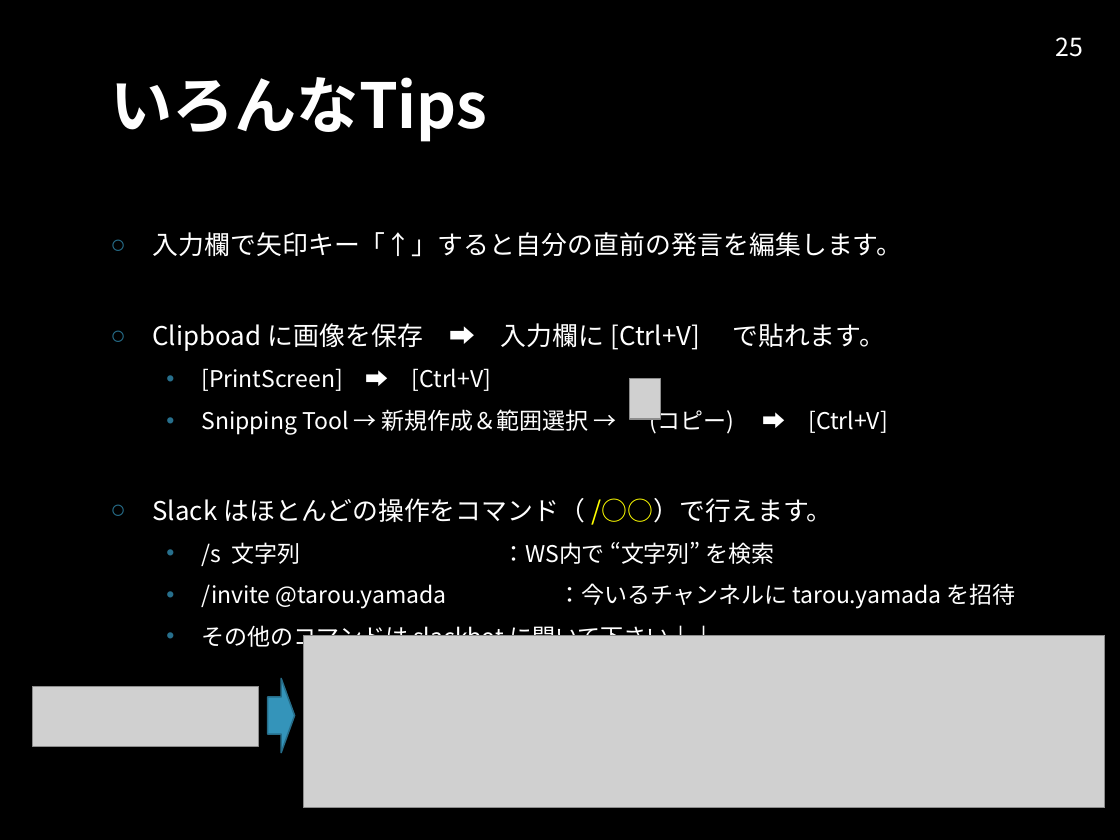
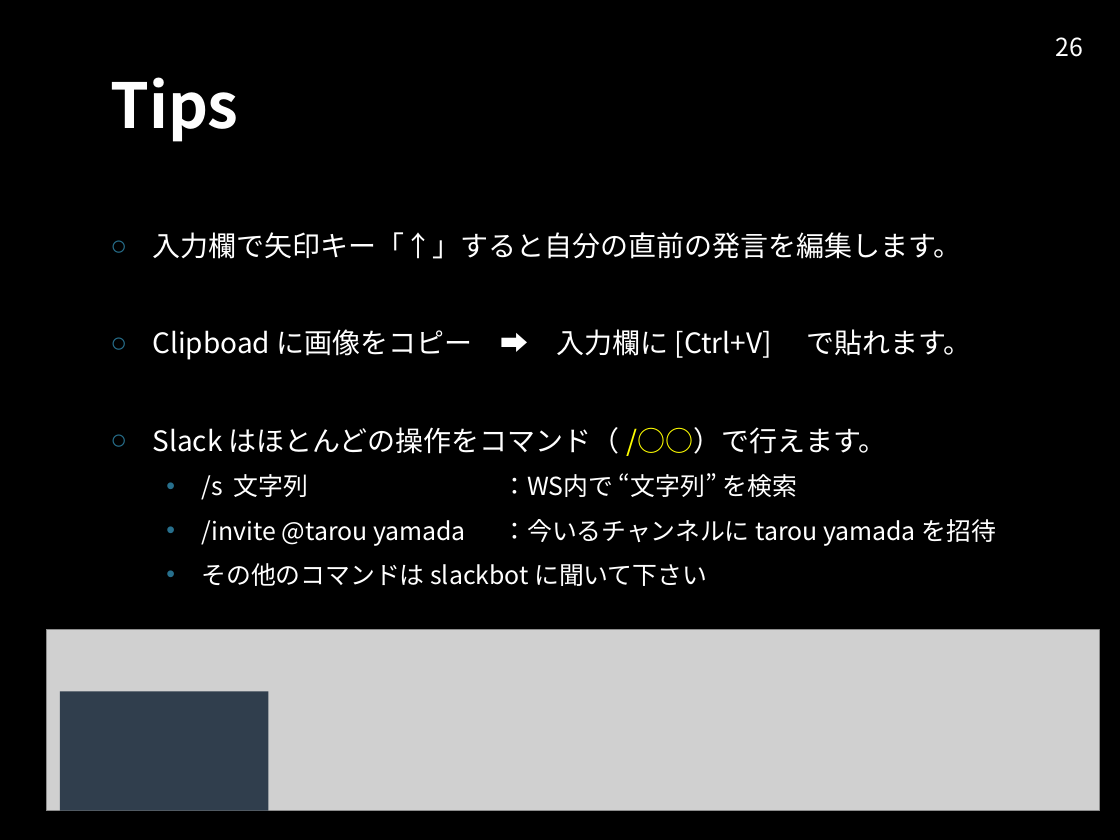
Before and after one commit to kottn/begin-slack, a slide deck: slide 26 of begin-slack.pptx (slide 25 before the commit). Drawn at 1120x840 pixels with LibreOffice and Linux fonts; fonts in the diff are those of the drawing; grey boxes stand for pictures; background and template pictures are left out. Boxes give left, top, right and bottom in pixels: in the first picture for what was removed or moved away, otherwise in the second. Text is boxed around its words. In the diff, an @@ line names an element or a change of style, - is before the commit and + after.

Commit message:
Update pptx and pdf for invite zairiki

```diff
--- a/begin-slack.pptx
+++ b/begin-slack.pptx
@@ page number at box(1056, 37, 1084, 57): text changed @@
-25
+26
@@ title at box(110, 77, 238, 142): text changed @@
-いろんなTips
+Tips
@@ text at box(152, 232, 961, 500): size 16.6 to 18 pt in "入力欄で矢印キー「↑」すると自分の直前の発言を編集します。", "Slack はほとんどの操作をコマンド（ /○○）で行えます。"; size 14.8 to 16 pt in "/s 文字列 ：WS内で “文字列” を検索" @@
@@ text at box(152, 329, 971, 360): text changed; size 14.8 to 18 pt @@
-○ Clipboad に画像を保存 ➡ 入力欄に [Ctrl+V] で貼れます。
-  • [PrintScreen] ➡ [Ctrl+V]
-  • Snipping Tool → 新規作成＆範囲選択 → (コピー) ➡ [Ctrl+V]
+○ Clipboad に画像をコピー ➡ 入力欄に [Ctrl+V] で貼れます。
@@ picture removed at box(629, 379, 660, 419) @@
@@ text at box(201, 519, 996, 586): text changed; size 14.8 to 16 pt @@
-  • /invite @tarou.yamada ：今いるチャンネルに tarou.yamada を招待
-  • その他のコマンドは slackbot に聞いて下さい↓↓
+  • /invite @tarou yamada ：今いるチャンネルに tarou yamada を招待
+  • その他のコマンドは slackbot に聞いて下さい
@@ picture: place and size @@
-picture at box(304, 635, 1105, 808)
+picture at box(46, 629, 1100, 810)
@@ picture removed at box(32, 687, 259, 747) @@
@@ right arrow removed at box(268, 679, 295, 753) @@
@@ rectangle added at box(59, 691, 268, 810), fill #303E4D @@
```
Also in this commit, not shown: 18 other slides changed, 2 slides added, 1 slide removed, 1 other file.
